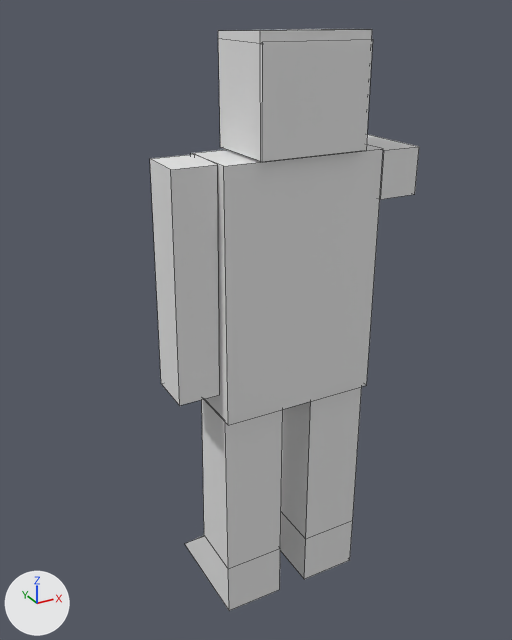
The OBJ model src/scene/models/zombie/zombie.obj, before and after one commit.
The view is the same before and after, from a 50 mm camera at (-0.33, -0.548, 0.59) aimed at (0.003, 0.057, 0.287). Arrows for +X, +Y and +Z are at lower left; the lights stay in place. The older version comes first. Mesh edges are drawn as thin lines. Materials are left out; every surface is plain grey. Where no turn or scale is listed for an object, it has been applied to the vertices.

The first picture shows 'Head'.
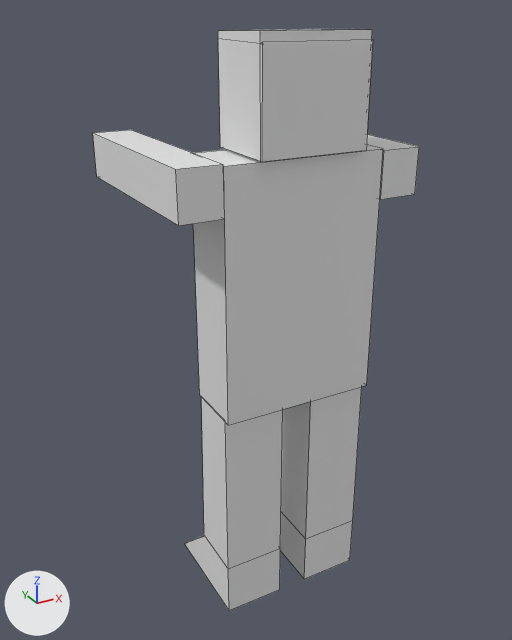
Boxes [x1, y1, x2, y2] around the edits, measured in the pictures (512 x 640 px; the box of a moved part takes in the faces that stretch with it):
```json
{"object": "Head", "change": "reshaped", "before": [150, 29, 419, 611], "after": [93, 29, 419, 611], "on screen": "21% wider"}
{"part": 1, "of": "me_head", "change": "moved or reshaped", "before": [150, 154, 220, 405], "after": [93, 130, 225, 226]}
```

Scene script edits in JSON lines:
```json
{"block": "me_head", "where": "me_head.from_pydata(...)  # 64 vertices, 52 faces; spans x -0.122..0.118, y -0.051..0.17, z 0.001..0.574"}
{"block": "me_head", "where": "# used by ob_head; location = (0.0, 0.0, 0.0)"}
{"block": "me_head", "change": "me_head part 1: the loose piece of 8 vertices spanning x -0.122..-0.082, y -0.033..0.017, z 0.262..0.476 is turned 87.8 degrees about the x axis through its middle, then moved by (0.0, 0.071, 0.085)"}
```
